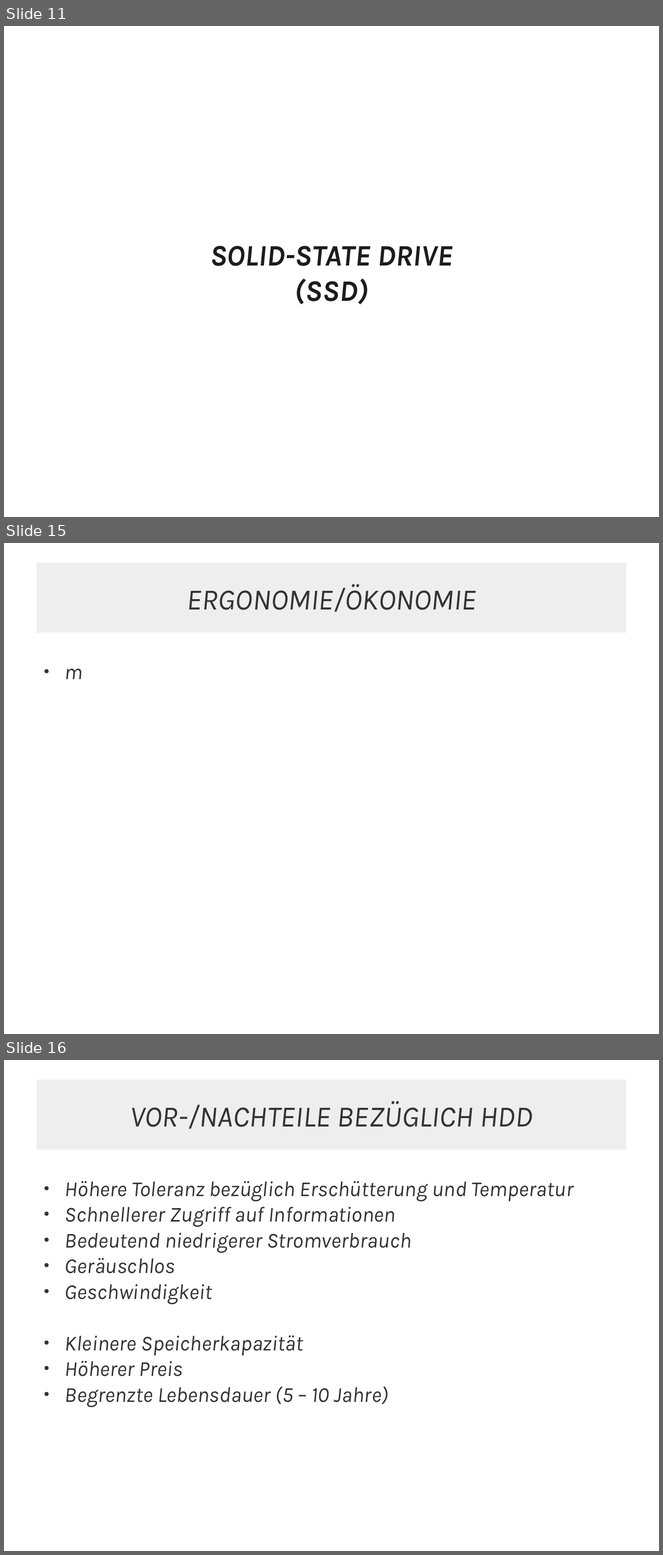
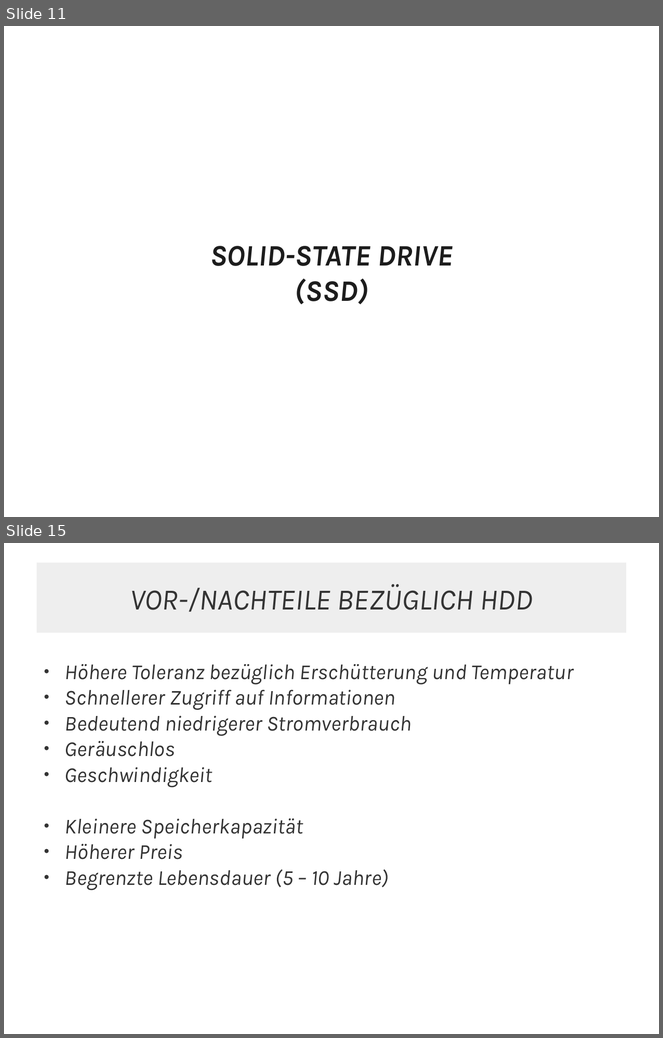
Before and after one commit to JMFootBallPlyr/Hard-drive-system-, a slide deck: WRK/presents/01 - types of drives/types of drives.odp. Shown one above the other, each under a label of ours: slides 11, 15 and 16 before the commit, slides 11 and 15 after it; the slides between them are not shown. The pictures are 663x1555 and 663x1038 pixels, drawn with LibreOffice and Linux fonts; fonts in the diff are those of the drawing. Boxes give left, top, right and bottom in pixels: in the first picture for what was removed or moved away, otherwise in the second. Text is boxed around its words. In the diff, an @@ line names an element or a change of style, - is before the commit and + after.

```diff
--- a/WRK/presents/01 - types of drives/types of drives.odp
+++ b/WRK/presents/01 - types of drives/types of drives.odp
@@ slide 15 removed at (4, 543, 659, 1034), background #FFFFFF @@
@@ rectangle removed at (37, 563, 626, 633) @@
-ERGONOMIE/ÖKONOMIE
@@ text removed at (65, 669, 83, 679) @@
-● m
@@ what was slide 16 is now slide 15 @@
```
Also in this commit, not shown: 5 slides changed, 2 slides added, 3 other slides removed, 3 other files.
